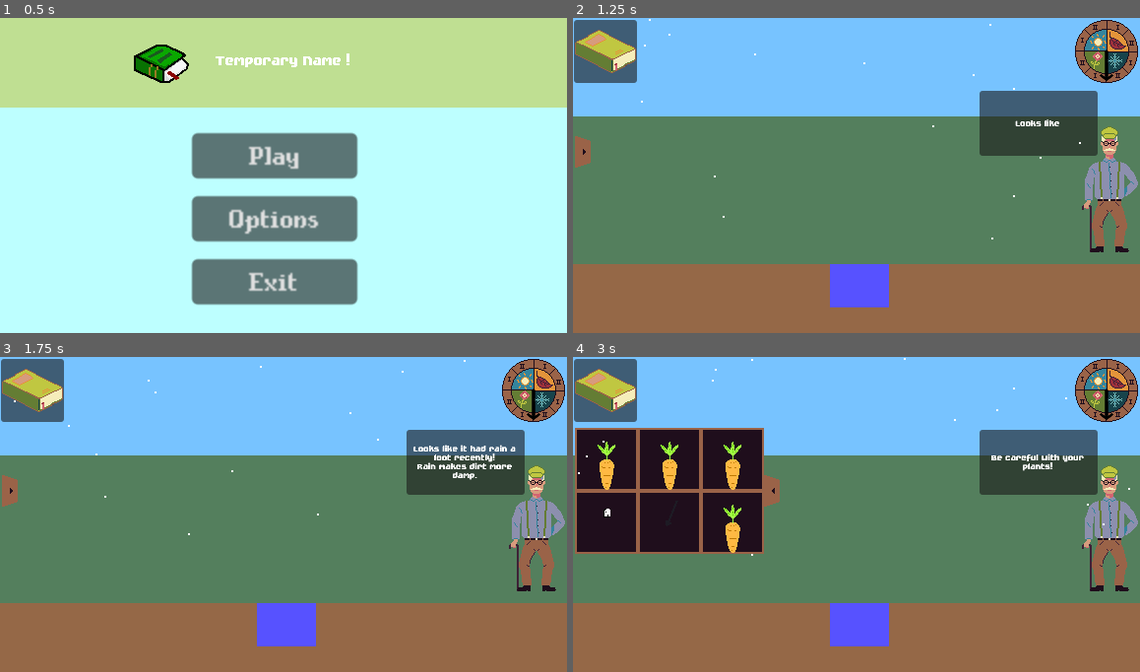
Above: before the commit, frames 1-4 (two rows, left to right).
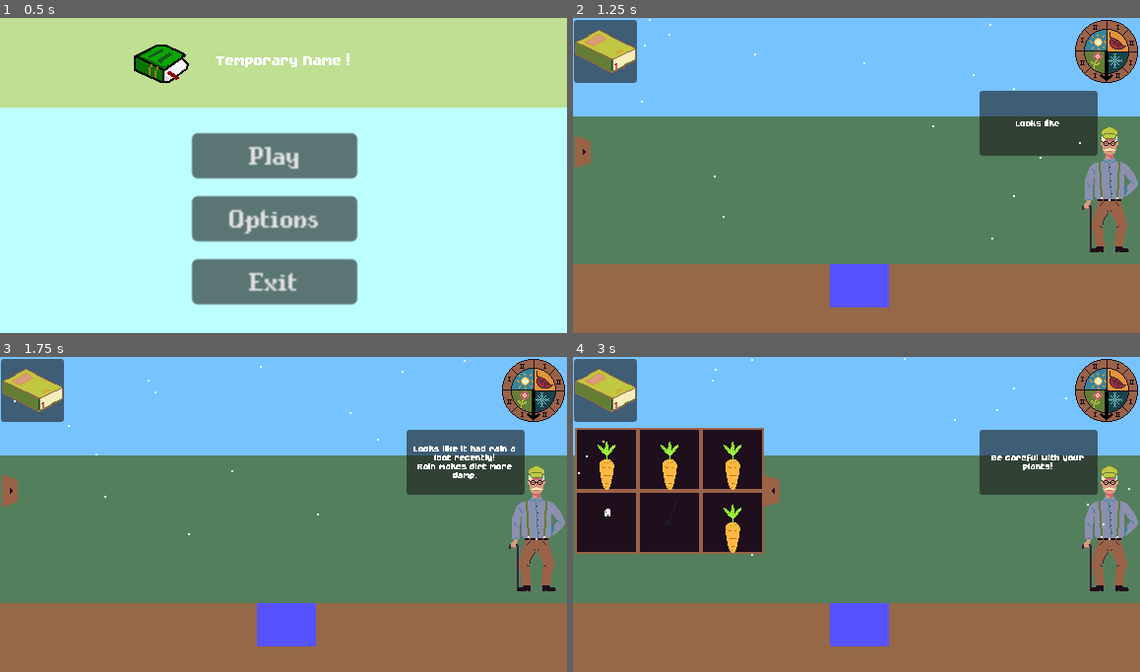
Above: after the commit, the same moments.

Repository: JustAlternate/Regenerative_Game_Jam
Game: Godot game, scene res://Scenes/menu.tscn
Two runs of this game, one before a commit and one after it. Both use one fixed random seed, a clock stepped at 60 frames per second and the inputs below. The engine's default icon, where the game draws it, is replaced by a stand-in: a white triangle on a blue panel in a dark square.
Inputs (mouse positions are in pixels of both pictures, inside the frame that each line leads up to):
- Up to frame 1 (0.5 s): no input
- Up to frame 2 (1.25 s): click "Play" at 0.5 s
- Up to frame 3 (1.75 s): click "Play" at 1.25 s
- Up to frame 4 (3 s): click (607, 609) at 2.02 s; click (590, 492) at 2.75 s

Frame 1 is identical in both runs. In frame 2, less than 0.1% of the frame differs, in the area x 77-86%, y 32-35%; in frame 3, 0.3%, in the area x 72-91%, y 27-40%; in frame 4, 0.1%.

Commit message:
unique blanc

Diff:
--- a/Scenes/dialogue_grand_pere.tscn
+++ b/Scenes/dialogue_grand_pere.tscn
@@ -1,13 +1,18 @@
-[gd_scene load_steps=4 format=3 uid="uid://du2q4bvo17ea"]
+[gd_scene load_steps=5 format=3 uid="uid://du2q4bvo17ea"]
 
 [ext_resource type="Script" path="res://Scripts/dialogue_grand_pere.gd" id="1_5a700"]
-[ext_resource type="LabelSettings" uid="uid://dtbvo0w76rap1" path="res://fonts/label_setting.tres" id="2_56v54"]
-[ext_resource type="Texture2D" uid="uid://cvwqs7osof5vw" path="res://Assets/sprites/vieux_fou.png" id="2_uole0"]
+[ext_resource type="Texture2D" uid="uid://bhy2ngrrm2v0b" path="res://Assets/sprites/vieux_fou.png" id="2_uole0"]
+[ext_resource type="FontFile" uid="uid://dinlurcky8yjo" path="res://fonts/FutilePro.ttf" id="3_j6ie8"]
+
+[sub_resource type="LabelSettings" id="LabelSettings_imwlg"]
+line_spacing = 1.0
+font = ExtResource("3_j6ie8")
 
 [node name="Dialogue_grand_pere" type="Node2D"]
+position = Vector2(200, 200)
 script = ExtResource("1_5a700")
 text = "Le scale c'est la vie"
-time_betwen_carac = 0.04
+time_betwen_carac = 0.05
 
 [node name="Sprite2D" type="Sprite2D" parent="."]
 texture_filter = 1
@@ -20,12 +25,13 @@
 offset_bottom = -34.0
 
 [node name="Label" type="Label" parent="Panel"]
+texture_filter = 1
 layout_mode = 0
 offset_right = 198.0
 offset_bottom = 110.0
 scale = Vector2(0.6, 0.6)
 text = "How you doin grandson ?"
-label_settings = ExtResource("2_56v54")
+label_settings = SubResource("LabelSettings_imwlg")
 horizontal_alignment = 1
 vertical_alignment = 1
 autowrap_mode = 3
Not shown: 1 places in fonts/label_setting.tres that only renumber resources
